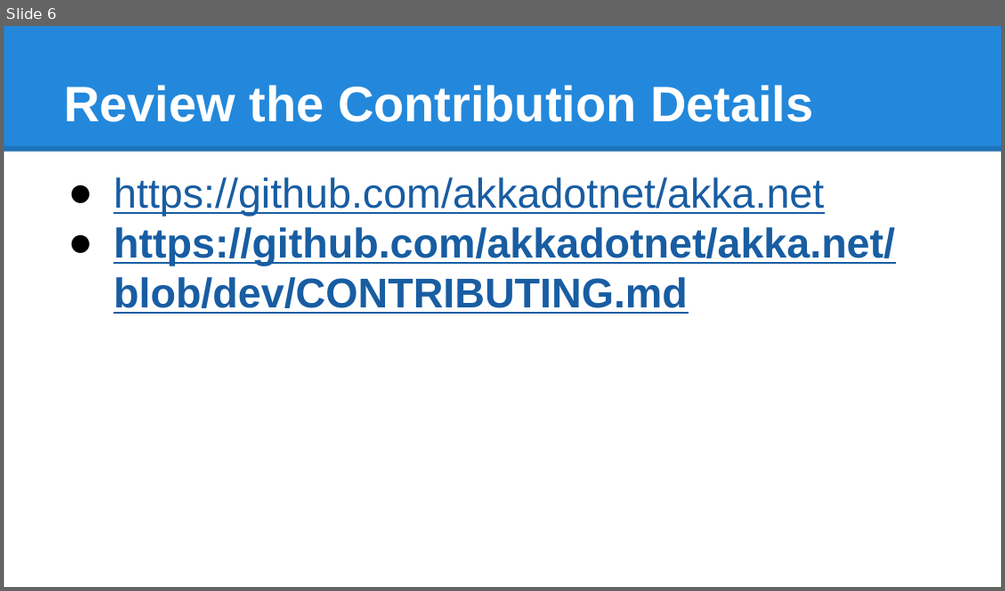
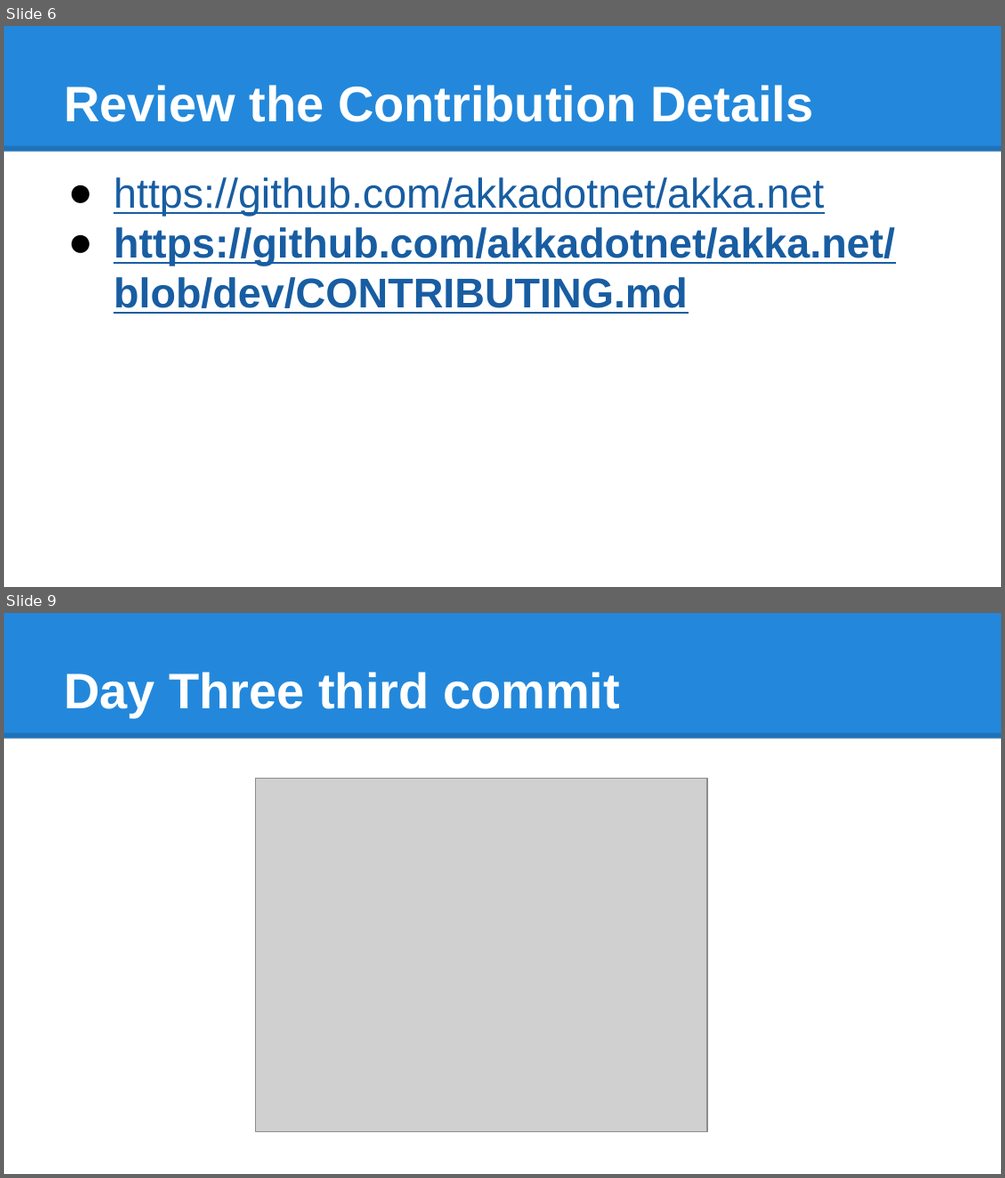
Before and after one commit to jcwrequests/akka-screencasts, a slide deck: Pull Request 101/Pull Request 101.pptx. Shown one above the other, each under a label of ours: slide 6 before the commit, slides 6 and 9 after it; the slides between them are not shown. The pictures are 1005x591 and 1005x1178 pixels, drawn with LibreOffice and Linux fonts; fonts in the diff are those of the drawing; grey boxes stand for pictures. Boxes give left, top, right and bottom in pixels: in the first picture for what was removed or moved away, otherwise in the second. Text is boxed around its words. In the diff, an @@ line names an element or a change of style, - is before the commit and + after.

```diff
--- a/Pull Request 101/Pull Request 101.pptx
+++ b/Pull Request 101/Pull Request 101.pptx
@@ slide 9 added at [4, 613, 1001, 1174], background #FFFFFF; not listed: 2 template elements that a slide beside it also shows @@
@@ title added at [64, 672, 620, 717], 36 pt, text #FFFFFF, bold @@
+Day Three third commit
@@ picture added at [255, 779, 707, 1131] @@
```
Also in this commit, not shown: 7 other slides added, 1 slide removed.
